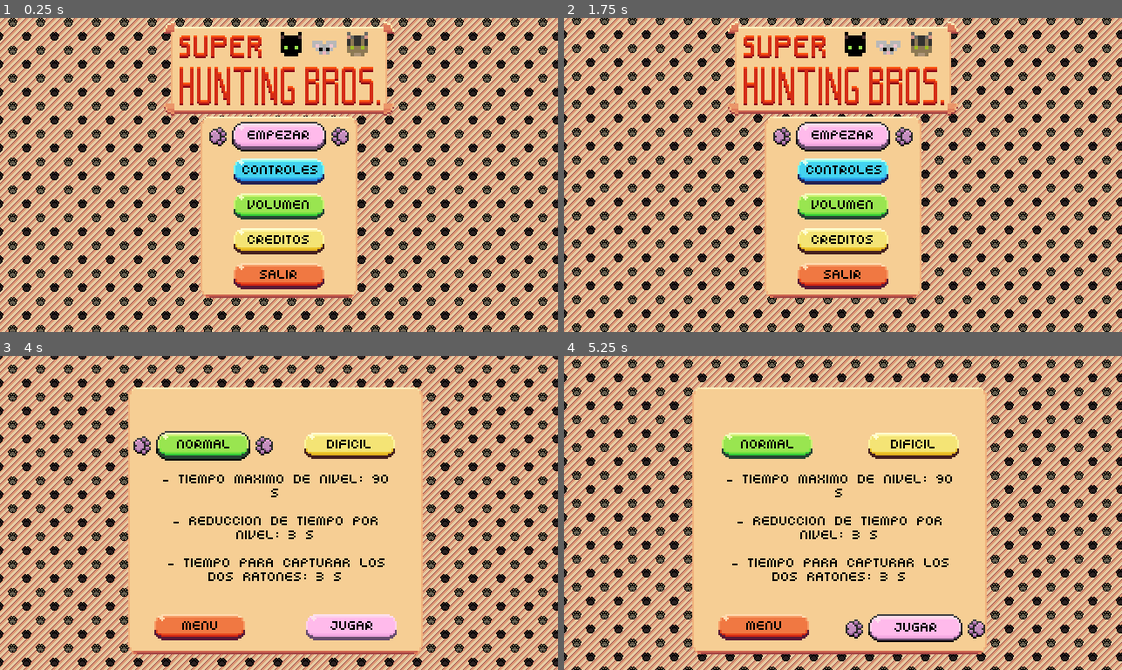
Above: before the commit, frames 1-4 (two rows, left to right).
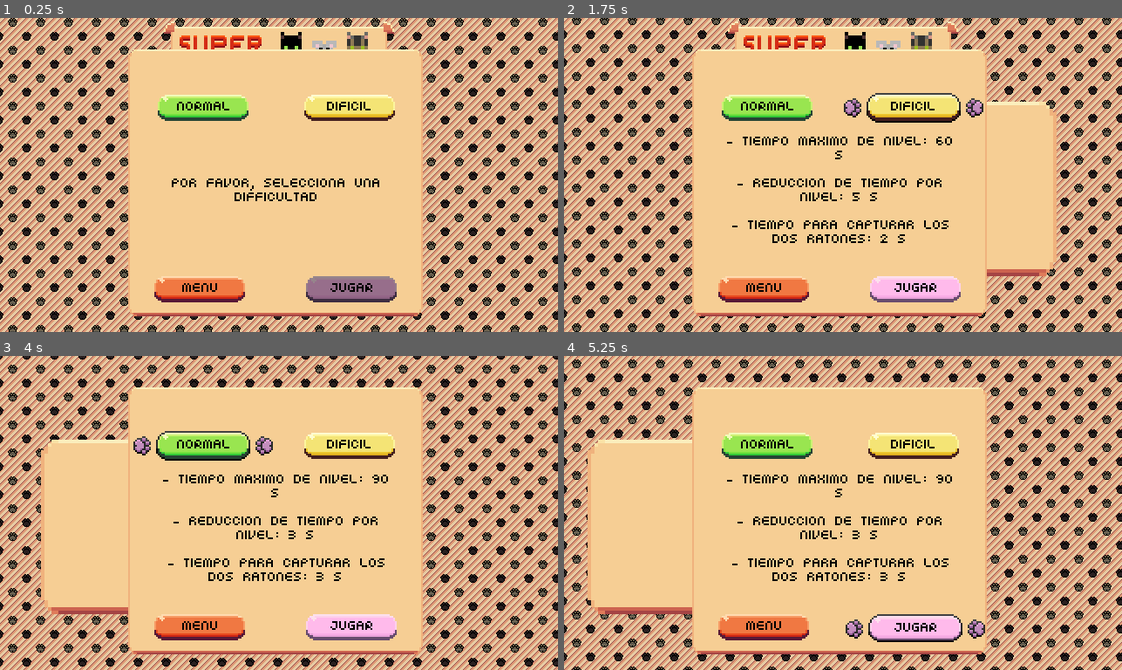
Above: after the commit, the same moments.

Repository: AbocadosProductions/SuperHuntingBrothers
Game: Godot game, scene res://Scenes/main_menu.tscn
Same seed, same stepped clock (60 frames per second), same inputs: the game is played once before the commit and once after it. The project has no main scene, so this scene is started directly.
Inputs (mouse positions are in pixels of both pictures, inside the frame that each line leads up to):
- Up to frame 1 (0.25 s): no input
- Up to frame 2 (1.75 s): click (843, 206) at 0.5 s; click (909, 105) at 1.27 s
- Up to frame 3 (4 s): click (200, 626) at 2.02 s; click (279, 475) at 2.75 s; click (200, 443) at 3.5 s
- Up to frame 4 (5.25 s): click (764, 443) at 4.25 s; click (915, 626) at 5 s

The runs differ from the first frame. In frame 1, 26% of the frame differs, in the area x 22-76%, y 10-95%; in frame 2, 31%, in the area x 22-89%, y 10-95%; in frame 3, 5.4%; in frame 4, 6.4%.

Commit message:
SLIDING PANELS

Diff:
--- a/SuperHuntingBrothersGodot/0_Scripts/Menu/main_menu.gd
+++ b/SuperHuntingBrothersGodot/0_Scripts/Menu/main_menu.gd
@@ -10,13 +10,20 @@
 @onready var vol_button : Button = $normal_menu/Menu/VBoxContainer/volumen
 @onready var vol_panel : Panel = $normal_menu/Menu/VBoxContainer/volumen/Panel_Volumen
 var show_vol_panel = false
+var move_vol_panel = false
 @onready var vol_slider : HSlider = $normal_menu/Menu/VBoxContainer/volumen/Panel_Volumen/volumen_slider
 
 @onready var back_button : Button = $credits_menu/Panel/back_to_menu_button
 @onready var tutorial_button : Button = $credits_menu/Panel/back_to_menu_button
 
 @onready var normal_button : Button = $difficulty_menu/Panel/HBoxContainer/normal_mode
+@onready var normal_panel : Panel = $difficulty_menu/Panel/normal_panel
+var show_normal_record_panel = false
+var move_normal_record_panel = false
 @onready var hard_button : Button = $difficulty_menu/Panel/HBoxContainer/hard_mode
+@onready var hard_panel : Panel = $difficulty_menu/Panel/hard_panel
+var show_hard_record_panel = false
+var move_hard_record_panel = false
 @onready var back_difficulty_button : Button = $difficulty_menu/Panel/back_menu
 @onready var start_game_button : Button = $difficulty_menu/Panel/start_game_button
 @onready var difficulty_label : Label = $difficulty_menu/Panel/difficulty_label
@@ -35,21 +42,60 @@
 func _ready():
 	for child in array:
 		child.focus_mode = Control.FOCUS_ALL
+	vol_slider.focus_mode = Control.FOCUS_NONE
 	normal_menu.focus()
 	start_game_button.focus_mode = Control.FOCUS_NONE
 	data_manager.reset_data_from_run()
 
 func _process(delta):
-	if show_vol_panel:
-		if vol_panel.position.x < 80:
-			vol_panel.position.x += 5
-			if vol_panel.position.x >= 80 :
-				vol_panel.position.x = 80
-	else:
-		if vol_panel.position.x > 0:
-			vol_panel.position.x -= 5
-			if vol_panel.position.x < 0 :
-				vol_panel.position.x = 0
+	check_if_need_to_move_vol_panel()
+	check_if_need_to_normal_record_panel()
+	check_if_need_to_hard_record_panel()
+
+func check_if_need_to_move_vol_panel():
+	if move_vol_panel:
+		if show_vol_panel:
+			if vol_panel.position.x < 80:
+				vol_panel.position.x += 5
+				if vol_panel.position.x >= 80 :
+					vol_panel.position.x = 80
+					move_vol_panel = false
+		else:
+			if vol_panel.position.x > 0:
+				vol_panel.position.x -= 5
+				if vol_panel.position.x < 0 :
+					vol_panel.position.x = 0
+					move_vol_panel = false
+
+func check_if_need_to_normal_record_panel():
+	if move_normal_record_panel:
+		if show_normal_record_panel:
+			if normal_panel.position.x > -60:
+				normal_panel.position.x += -5
+				if normal_panel.position.x <= -60:
+					normal_panel.position.x = -60
+					move_normal_record_panel = false
+		else:
+			if normal_panel.position.x < 0:
+				normal_panel.position.x += 5
+				if normal_panel.position.x >= 0 :
+					normal_panel.position.x = 0
+					move_normal_record_panel = false
+
+func check_if_need_to_hard_record_panel():
+	if move_hard_record_panel:
+		if show_hard_record_panel:
+			if hard_panel.position.x < 129:
+				hard_panel.position.x += +5
+				if hard_panel.position.x >= 129:
+					hard_panel.position.x = 129
+					move_hard_record_panel = false
+		else:
+			if hard_panel.position.x > 60:
+				hard_panel.position.x -= 5
+				if hard_panel.position.x <= 60 :
+					hard_panel.position.x = 60
+					move_hard_record_panel = false
 
 func _on_play_button_pressed():
 	start_timer()
@@ -138,6 +184,10 @@
 	for child in array:
 		child.focus_mode = Control.FOCUS_ALL
 	normal_button.grab_focus()
+	move_normal_record_panel = true
+	show_normal_record_panel = true
+	move_hard_record_panel = true
+	show_hard_record_panel = false
 
 func hard_funct():
 	data_manager.set_difficulty(Constants.HARD_MODE)
@@ -146,6 +196,10 @@
 	for child in array:
 		child.focus_mode = Control.FOCUS_ALL
 	hard_button.grab_focus()
+	move_normal_record_panel = true
+	show_normal_record_panel = false
+	move_hard_record_panel = true
+	show_hard_record_panel = true
 
 func back_menu_funct():
 	data_manager.set_difficulty("")
@@ -155,6 +209,10 @@
 	normal_menu.set_visible(true)
 	difficulty_menu.set_visible(false)
 	normal_menu.focus()
+	move_normal_record_panel = true
+	show_normal_record_panel = false
+	move_hard_record_panel = true
+	show_hard_record_panel = false
 
 func _on_start_game_button_pressed():
 	start_timer()
@@ -171,10 +229,12 @@
 	func_to_call = "vol_funct"
 
 func vol_funct():
+	move_vol_panel = true
 	show_vol_panel = true
 	vol_slider.focus_mode = Control.FOCUS_ALL
 	vol_slider.grab_focus()
 
 func _on_volumen_slider_focus_exited():
 	show_vol_panel = false
+	move_vol_panel = true
 	vol_slider.focus_mode = Control.FOCUS_NONE
--- a/SuperHuntingBrothersGodot/Scenes/main_menu.tscn
+++ b/SuperHuntingBrothersGodot/Scenes/main_menu.tscn
@@ -192,7 +192,6 @@
 toggle_mode = true
 
 [node name="difficulty_menu" type="Node2D" parent="."]
-visible = false
 position = Vector2(-4, -101)
 script = ExtResource("9_8phu2")
 
@@ -200,6 +199,27 @@
 offset_left = -169.0
 offset_top = -43.0
 offset_bottom = 110.0
+scale = Vector2(2, 2)
+size_flags_horizontal = 4
+size_flags_vertical = 4
+theme = ExtResource("3_hdgmk")
+
+[node name="normal_panel" type="Panel" parent="difficulty_menu/Panel"]
+z_index = -1
+offset_top = 30.0
+offset_right = 50.0
+offset_bottom = 80.0
+scale = Vector2(2, 2)
+size_flags_horizontal = 4
+size_flags_vertical = 4
+theme = ExtResource("3_hdgmk")
+
+[node name="hard_panel" type="Panel" parent="difficulty_menu/Panel"]
+z_index = -1
+offset_left = 69.0
+offset_top = 30.0
+offset_right = 119.0
+offset_bottom = 80.0
 scale = Vector2(2, 2)
 size_flags_horizontal = 4
 size_flags_vertical = 4
